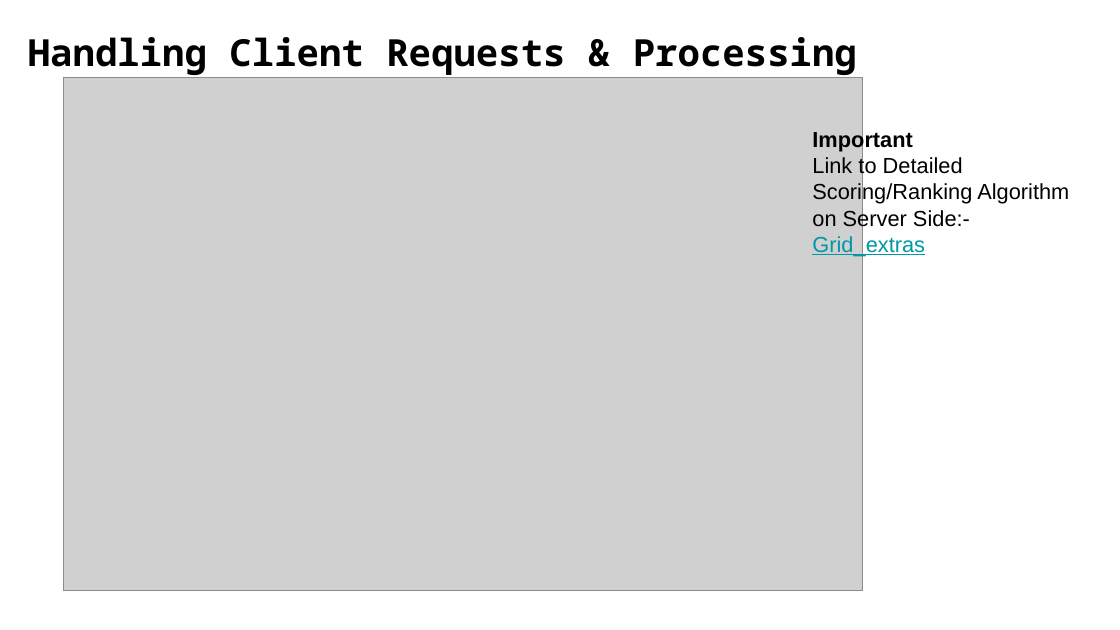
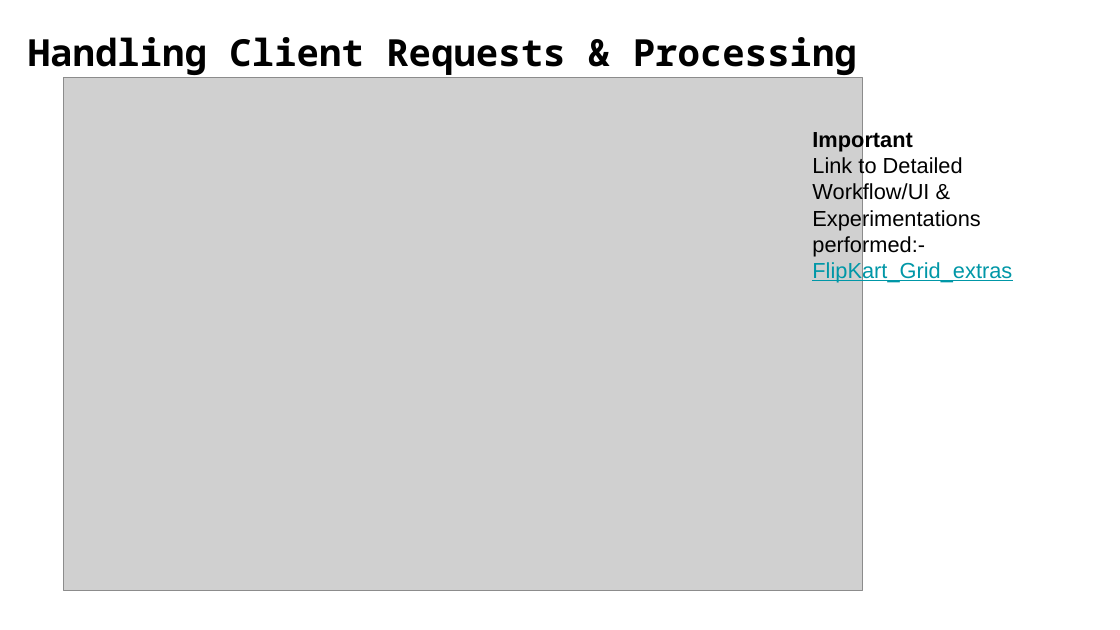
Before and after one commit to Debanitrkl/FlipkartGrid, a slide deck: slide 7 of GRiD_ Fashion Intelligence Systems_The Ignitors_NIT Rourkela.pptx (slide 6 before the commit). Drawn at 1120x630 pixels with LibreOffice and Linux fonts; fonts in the diff are those of the drawing; grey boxes stand for pictures; background and template pictures are left out. Boxes give left, top, right and bottom in pixels: in the first picture for what was removed or moved away, otherwise in the second. Text is boxed around its words. In the diff, an @@ line names an element or a change of style, - is before the commit and + after.

```diff
--- a/GRiD_ Fashion Intelligence Systems_The Ignitors_NIT Rourkela.pptx
+++ b/GRiD_ Fashion Intelligence Systems_The Ignitors_NIT Rourkela.pptx
@@ text at (812,156,1012,283): text changed @@
-Link to Detailed Scoring/Ranking Algorithm on Server Side:-
-Grid_extras
+Link to Detailed Workflow/UI & Experimentations performed:-
+FlipKart_Grid_extras
```
Also in this commit, not shown: 1 slide added, 1 slide removed.
